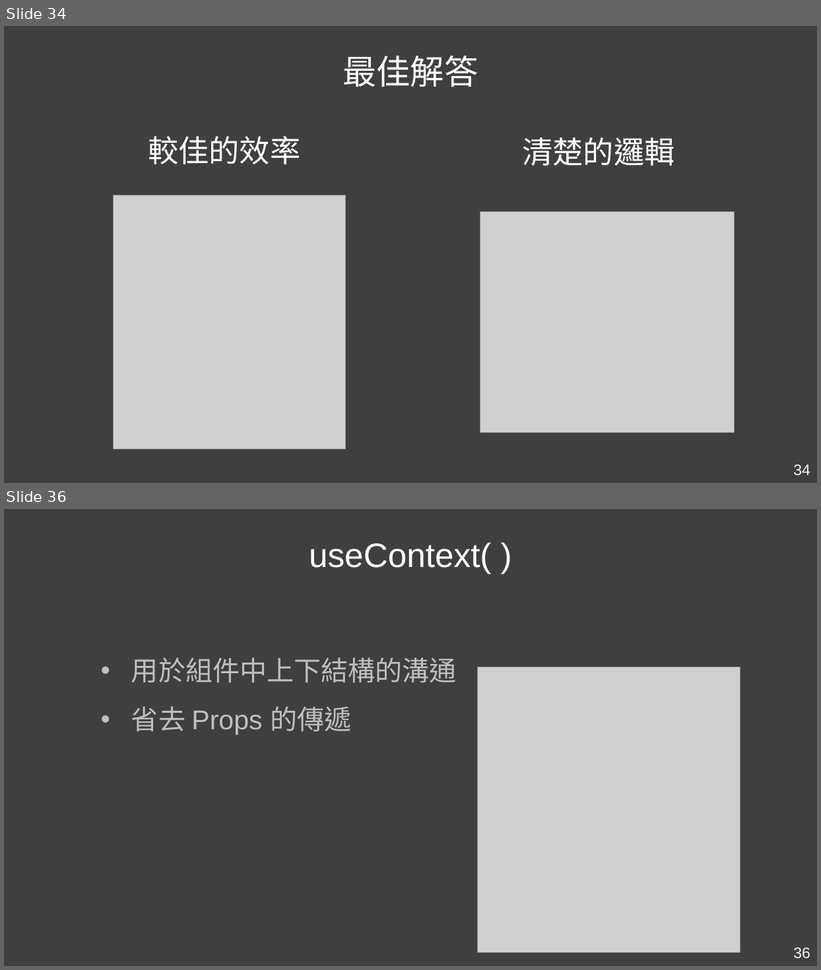
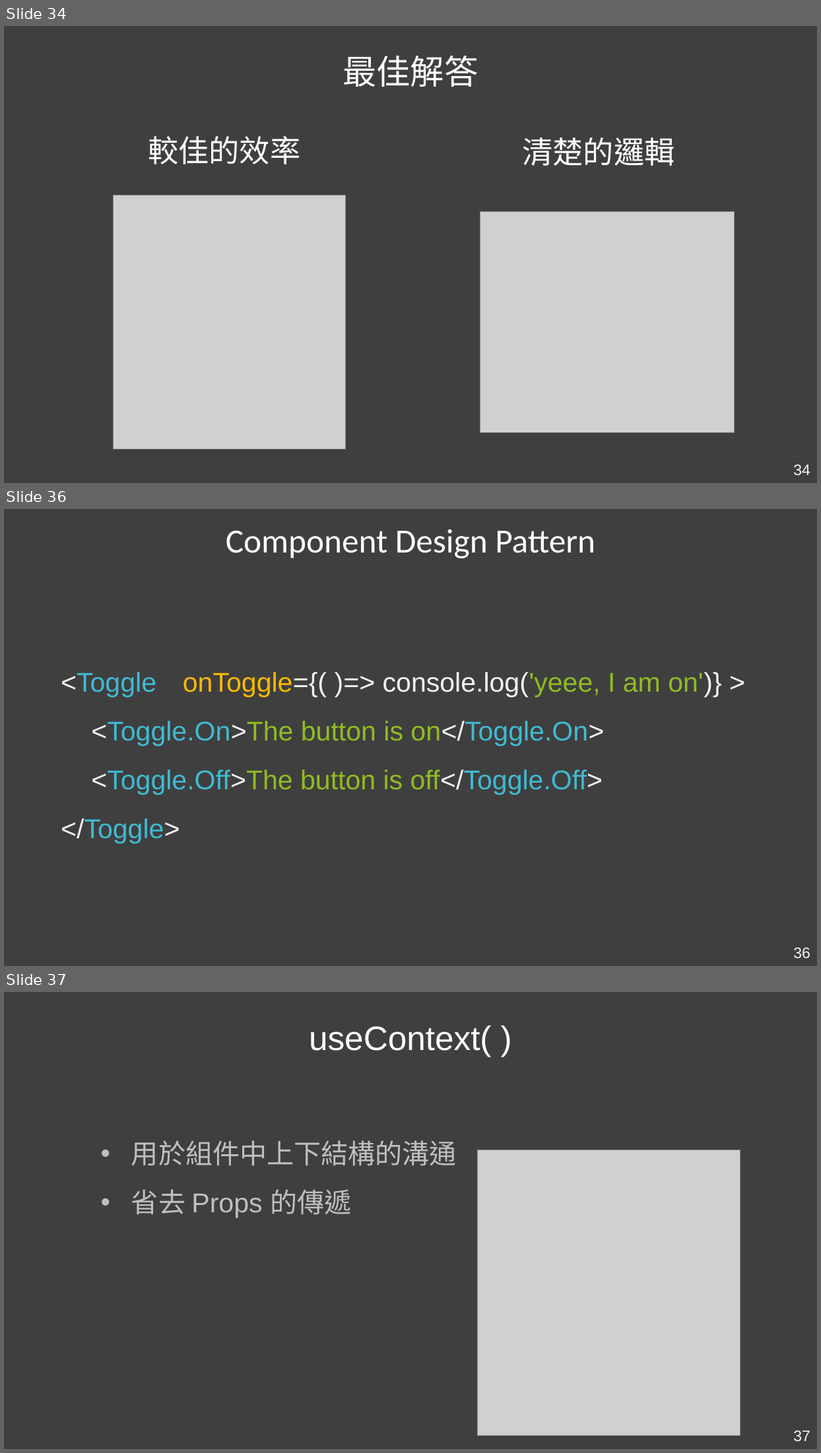
Before and after one commit to Kader-coder/React-Hooks, a slide deck: PPT/React Hooks &.pptx. Shown one above the other, each under a label of ours: slides 34 and 36 before the commit, slides 34, 36 and 37 after it; the slides between them are not shown. The pictures are 821x970 and 821x1453 pixels, drawn with LibreOffice and Linux fonts; fonts in the diff are those of the drawing; grey boxes stand for pictures. Boxes give left, top, right and bottom in pixels: in the first picture for what was removed or moved away, otherwise in the second. Text is boxed around its words. In the diff, an @@ line names an element or a change of style, - is before the commit and + after.

```diff
--- a/PPT/React Hooks &.pptx
+++ b/PPT/React Hooks &.pptx
@@ slide 36 added at [4, 509, 817, 966], background #3F3F3F @@
@@ text added at [226, 529, 595, 559], 40 pt, text #FFFFFF @@
+Component Design Pattern
@@ text added at [61, 672, 721, 844], 32 pt, text #40BAD2 @@
+<Toggle onToggle={( )=> console.log('yeee, I am on')} >
+<Toggle.On>The button is on</Toggle.On>
+<Toggle.Off>The button is off</Toggle.Off>
+</Toggle>
@@ page number added at [793, 948, 811, 958], 18 pt, text #F2F2F2 @@
+36
@@ what was slide 36 is now slide 37 @@
@@ page number at [793, 1431, 811, 1441]: text changed @@
-36
+37
```
Also in this commit, not shown: 3 slides changed.
